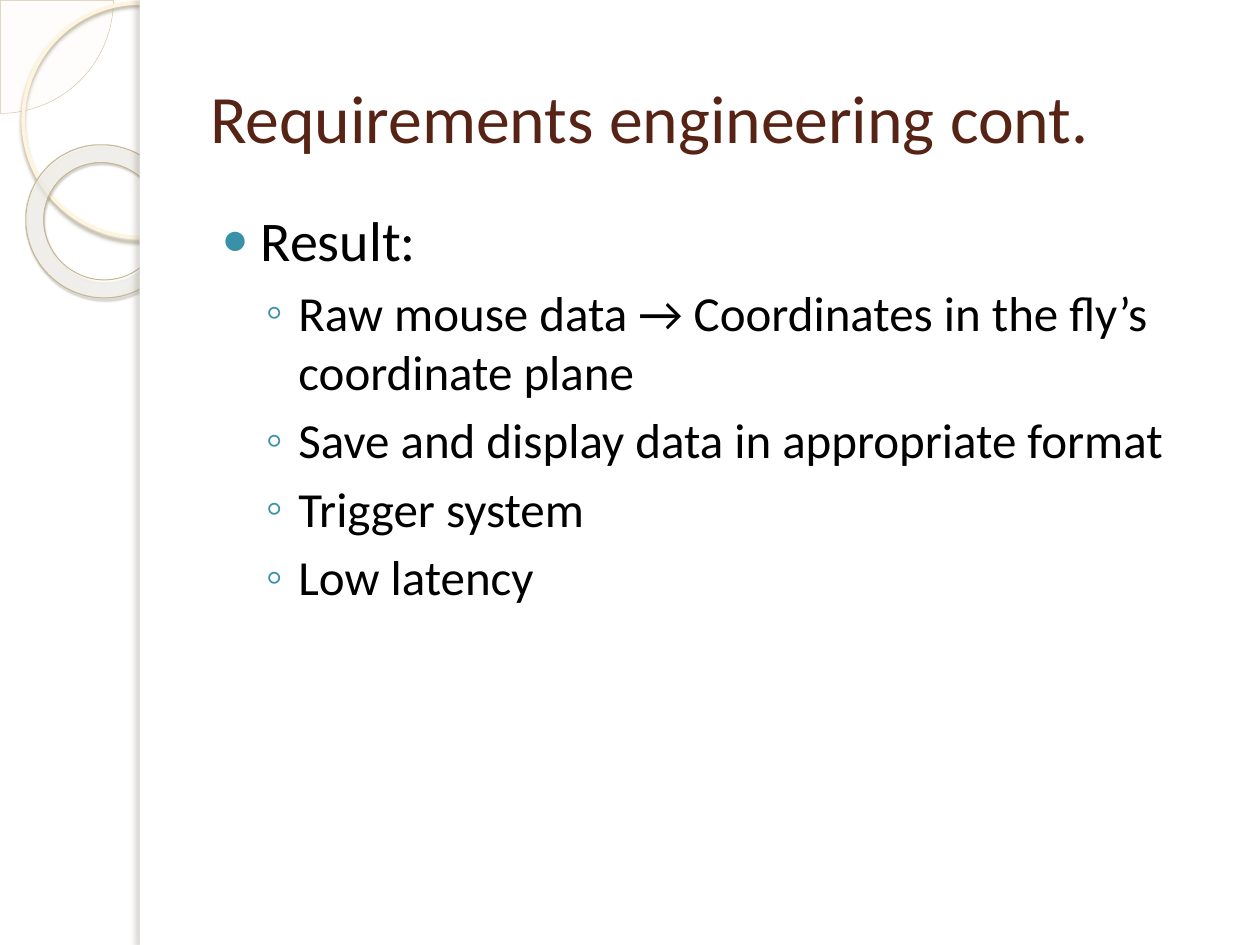
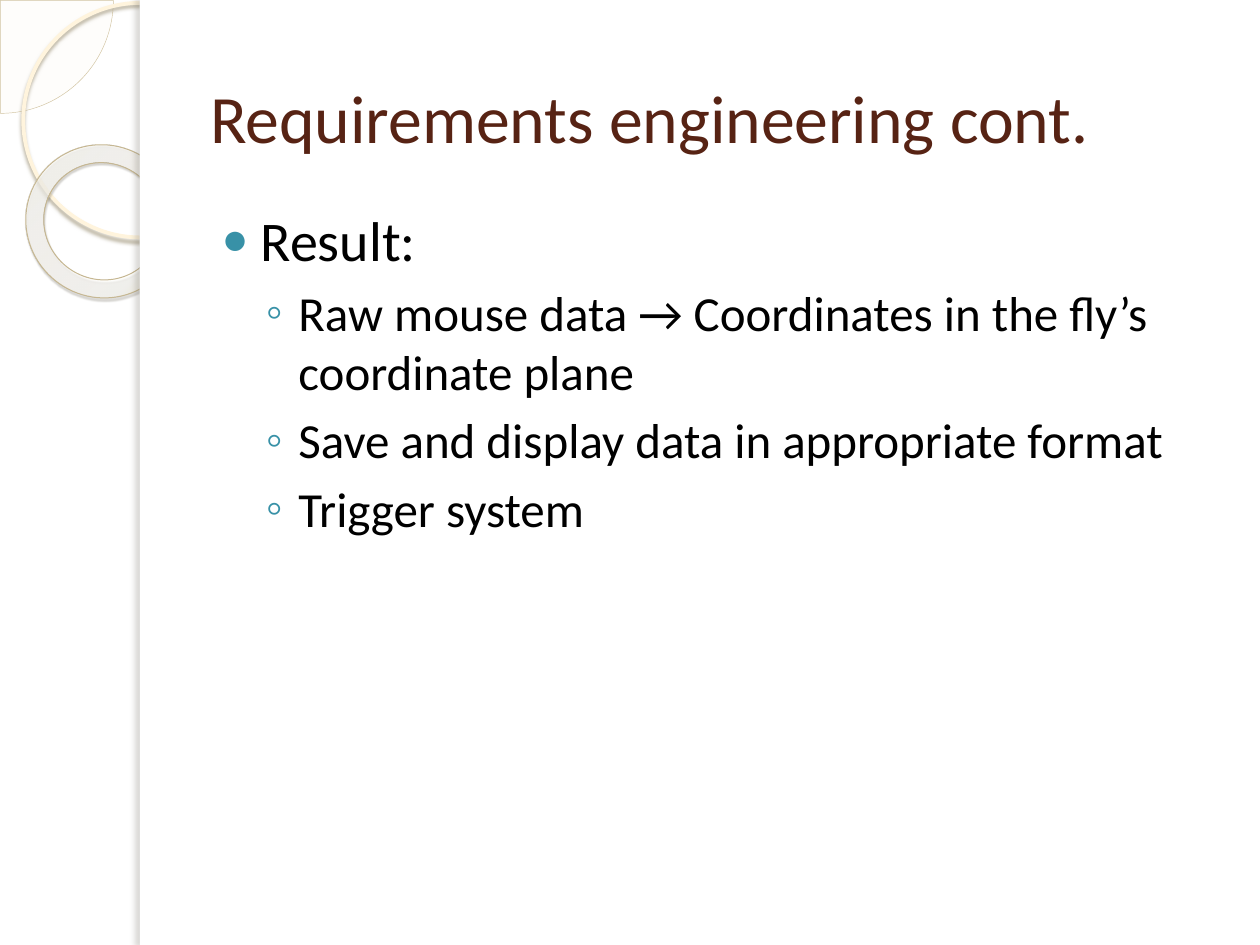
Before and after one commit to jakelamotta/master_thesis, a slide deck: slide 6 of presentations/presentation_1.pptx. Drawn at 1260x945 pixels with LibreOffice and Linux fonts; fonts in the diff are those of the drawing; background and template pictures are left out. Boxes give left, top, right and bottom in pixels: in the first picture for what was removed or moved away, otherwise in the second. Text is boxed around its words. In the diff, an @@ line names an element or a change of style, - is before the commit and + after.

```diff
--- a/presentations/presentation_1.pptx
+++ b/presentations/presentation_1.pptx
@@ text at [298, 561, 534, 603]: paragraph removed @@
-  ◦ Low latency
```
Also in this commit, not shown: 4 other slides changed, 1 other file.
